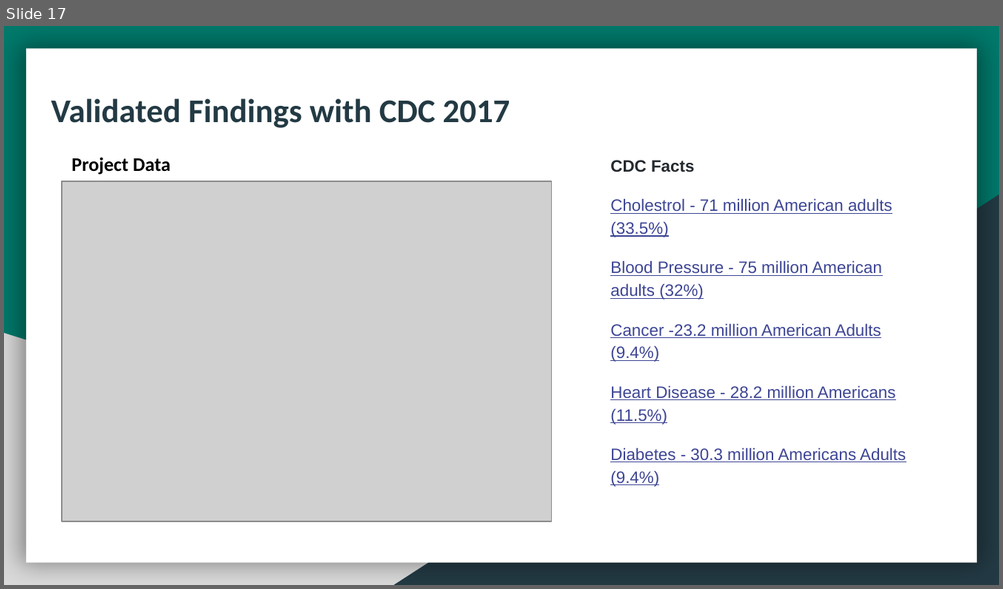
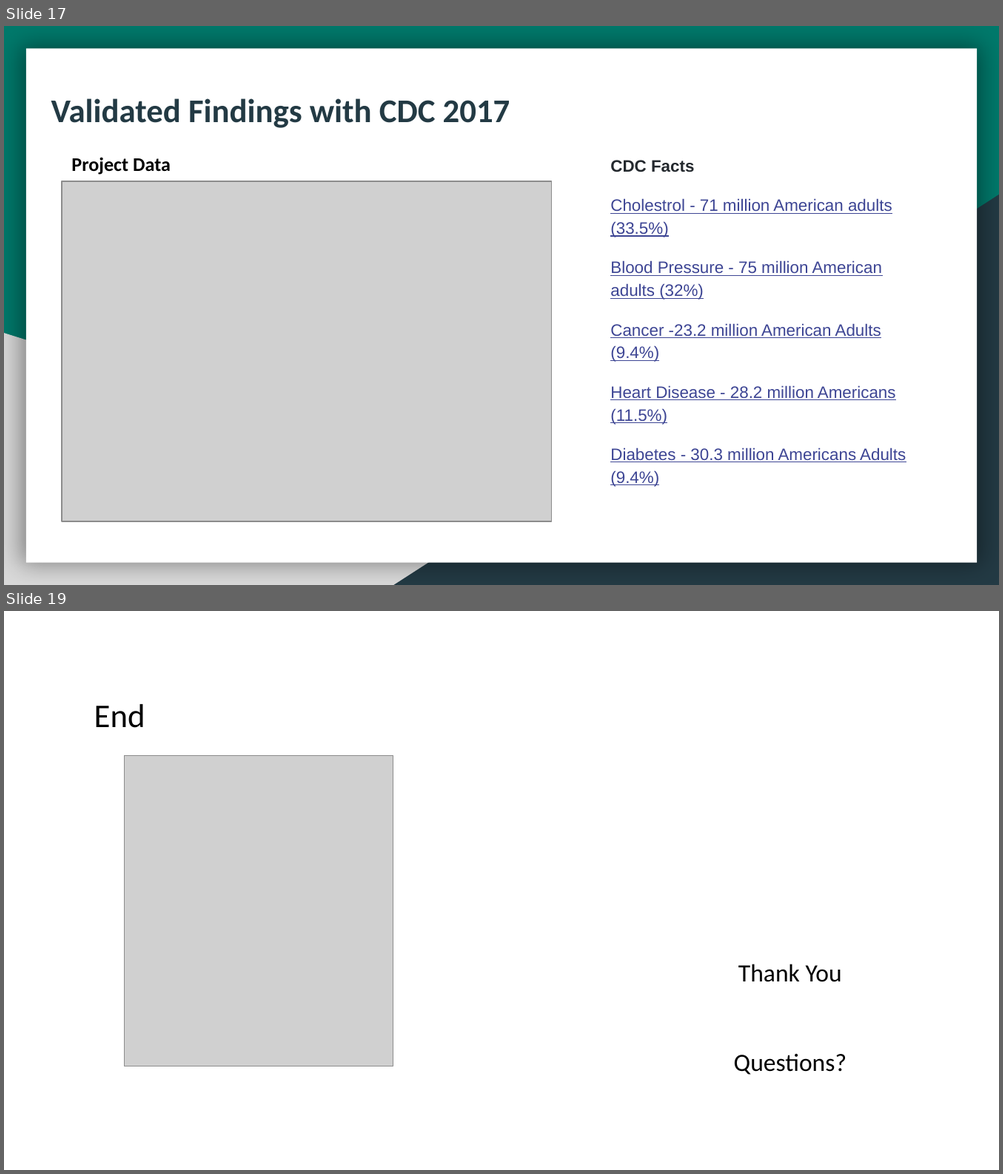
Before and after one commit to ic2019/groupb_project1, a slide deck: BRFSS.pptx. Shown one above the other, each under a label of ours: slide 17 before the commit, slides 17 and 19 after it; the slides between them are not shown. The pictures are 1003x589 and 1003x1174 pixels, drawn with LibreOffice and Linux fonts; fonts in the diff are those of the drawing; grey boxes stand for pictures. Boxes give left, top, right and bottom in pixels: in the first picture for what was removed or moved away, otherwise in the second. Text is boxed around its words. In the diff, an @@ line names an element or a change of style, - is before the commit and + after.

```diff
--- a/BRFSS.pptx
+++ b/BRFSS.pptx
@@ slide 19 added at (4,611,999,1170), background #FFFFFF @@
@@ text added at (94,704,145,728), 24 pt, text #000000 @@
+End
@@ picture added at (125,755,393,1067) @@
@@ text added at (734,964,846,1075), 18 pt, text #000000 @@
+Thank You
+Questions?
```
Also in this commit, not shown: 1 slide changed, 1 slide removed, 4 other files.
